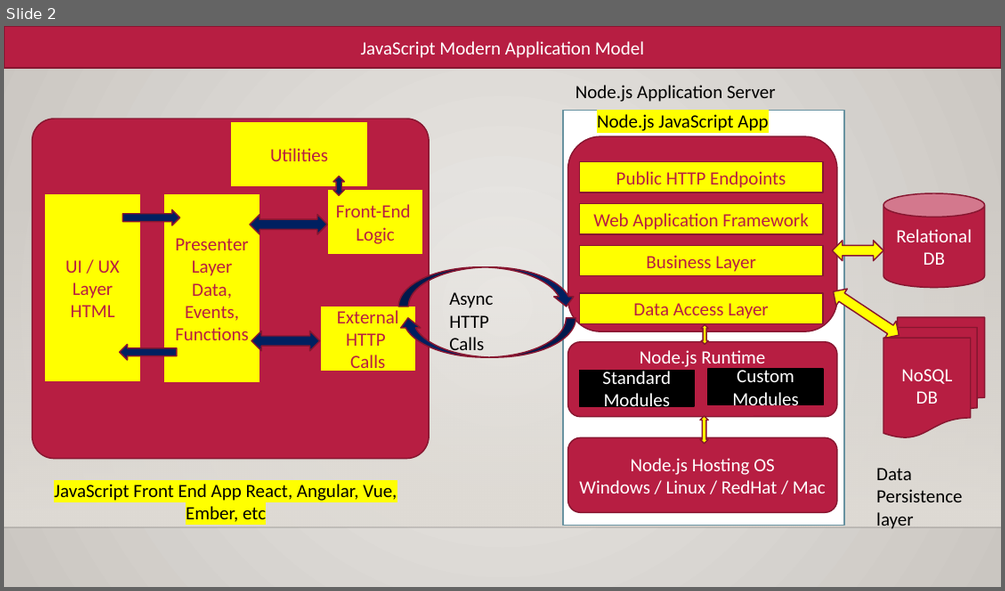
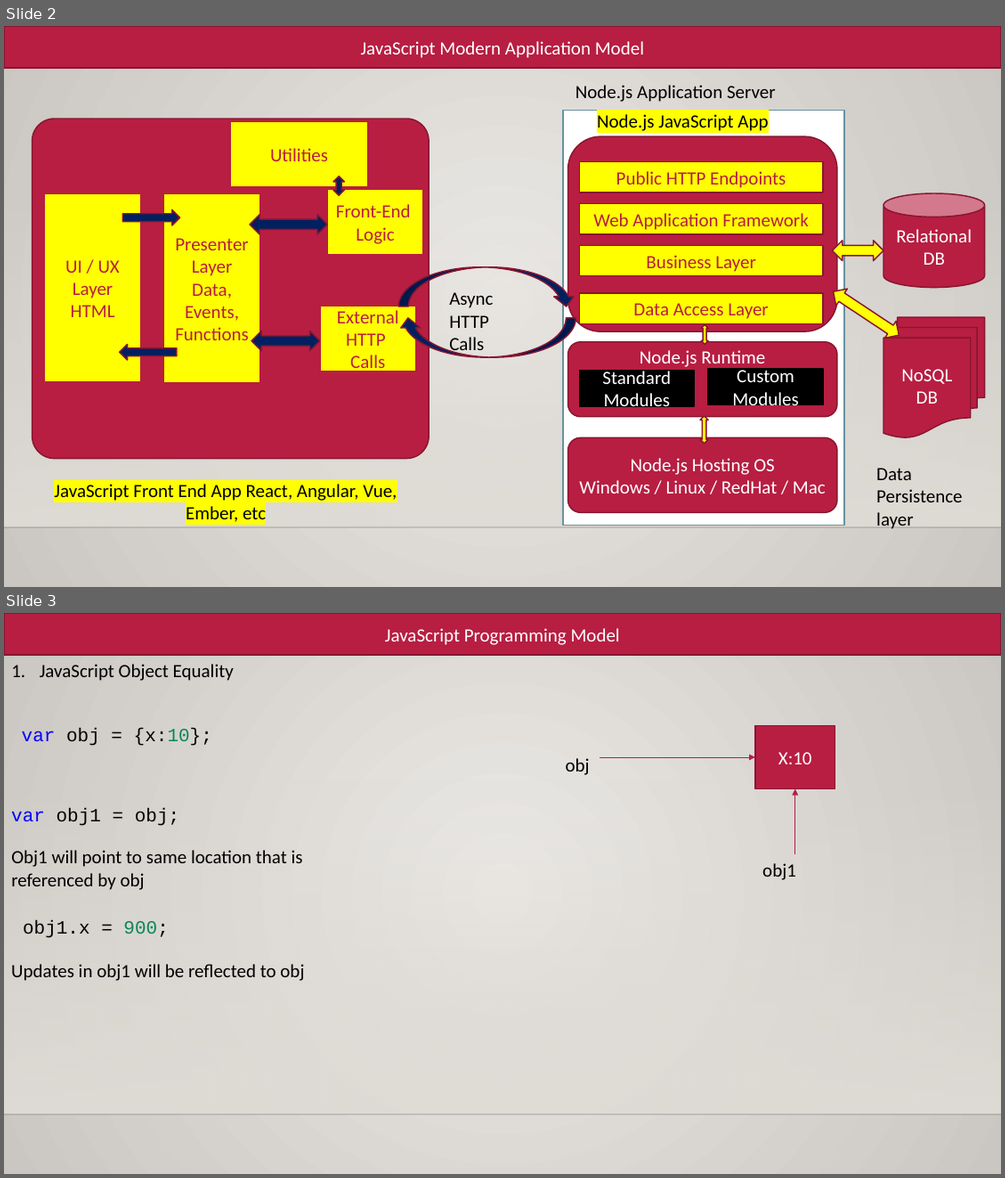
Before and after one commit to maheshsabnis/blazejan2021, a slide deck: Training_Notes_PPTs.pptx. Shown one above the other, each under a label of ours: slide 2 before the commit, slides 2 and 3 after it. The pictures are 1005x591 and 1005x1178 pixels, drawn with LibreOffice and Linux fonts; fonts in the diff are those of the drawing; background and template pictures are left out. Boxes give left, top, right and bottom in pixels: in the first picture for what was removed or moved away, otherwise in the second. Text is boxed around its words. In the diff, an @@ line names an element or a change of style, - is before the commit and + after.

```diff
--- a/Training_Notes_PPTs.pptx
+++ b/Training_Notes_PPTs.pptx
@@ slide 3 added at (4,613,1001,1174), background gradient #ECEAE7 to #CAC7C1; not listed: 2 template elements that a slide beside it also shows @@
@@ rectangle added at (4,613,1001,655), fill #B71E42, outline #871631 1.25 pt, 18 pt, text #FFFFFF @@
+JavaScript Programming Model
@@ text added at (40,664,234,681), 18 pt, text #000000 @@
+1. JavaScript Object Equality
@@ text added at (22,728,212,746), 18 pt, text #000000 @@
+var obj = {x:10};
@@ rectangle added at (755,725,835,788), fill #B71E42, outline #871631 1.25 pt, 18 pt, text #FFFFFF @@
+X:10
@@ text added at (566,758,590,775), 18 pt, text #000000 @@
+obj
@@ arrow added from (599, 757) to (755, 757), #B71E42 0.75 pt @@
@@ arrow added from (795, 854) to (795, 788), #B71E42 0.75 pt @@
@@ text added at (11,808,179,826), 18 pt, text #000000 @@
+var obj1 = obj;
@@ text added at (11,850,303,890), 18 pt, text #000000 @@
+Obj1 will point to same location that is referenced by obj
@@ text added at (762,863,796,880), 18 pt, text #000000 @@
+obj1
@@ text added at (23,920,168,938), 18 pt, text #000000 @@
+obj1.x = 900;
@@ text added at (11,964,304,981), 18 pt, text #000000 @@
+Updates in obj1 will be reflected to obj
```
Also in this commit, not shown: 1 slide removed, 9 other files.
